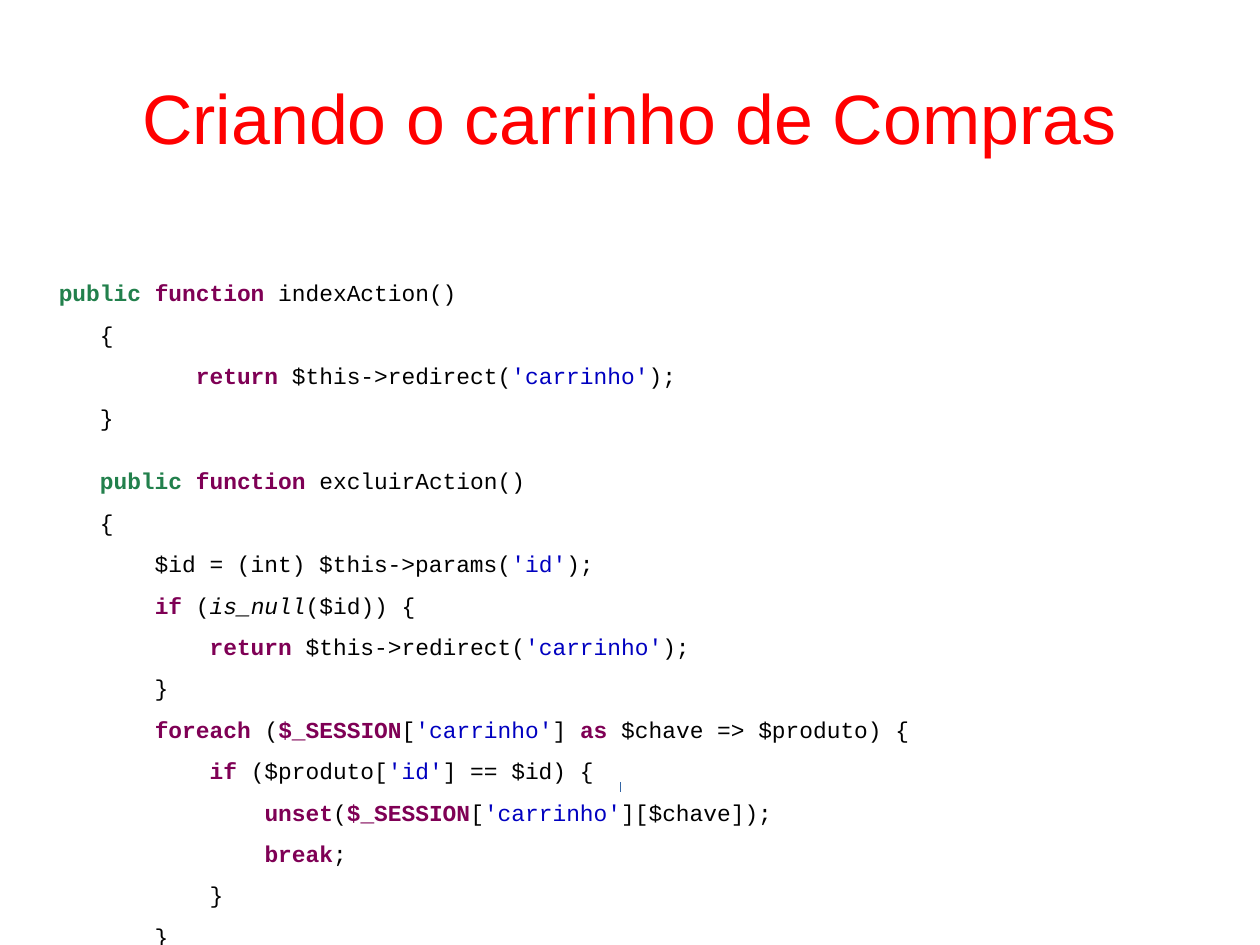
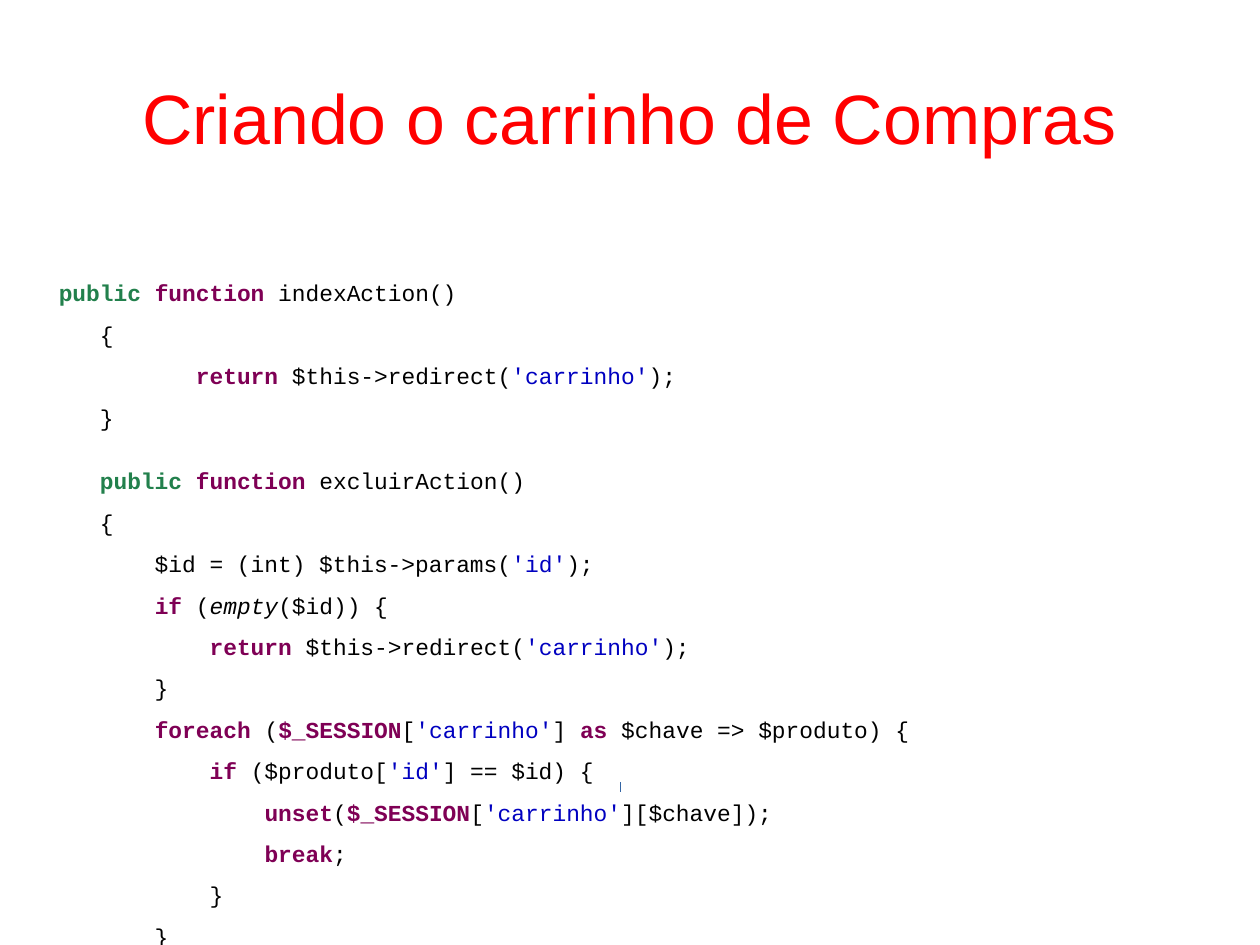
Before and after one commit to fgsl/lojasacme, a slide deck: slide 81 of docs/tutorial.odp. Drawn at 1260x945 pixels with LibreOffice and Linux fonts; fonts in the diff are those of the drawing. Boxes give left, top, right and bottom in pixels: in the first picture for what was removed or moved away, otherwise in the second. Text is boxed around its words. In the diff, an @@ line names an element or a change of style, - is before the commit and + after.

Commit message:
Criar teste para CarrinhoController::comprarAction #41 Criar teste para CarrinhoController::indexAction #42 Criar teste para CarrinhoController:excluirAction #43

```diff
--- a/docs/tutorial.odp
+++ b/docs/tutorial.odp
@@ text at (x1=155, y1=597, x2=361, y2=619): text changed @@
-if (is_null($id)) {
+if (empty($id)) {
```
Also in this commit, not shown: 3 other files.
